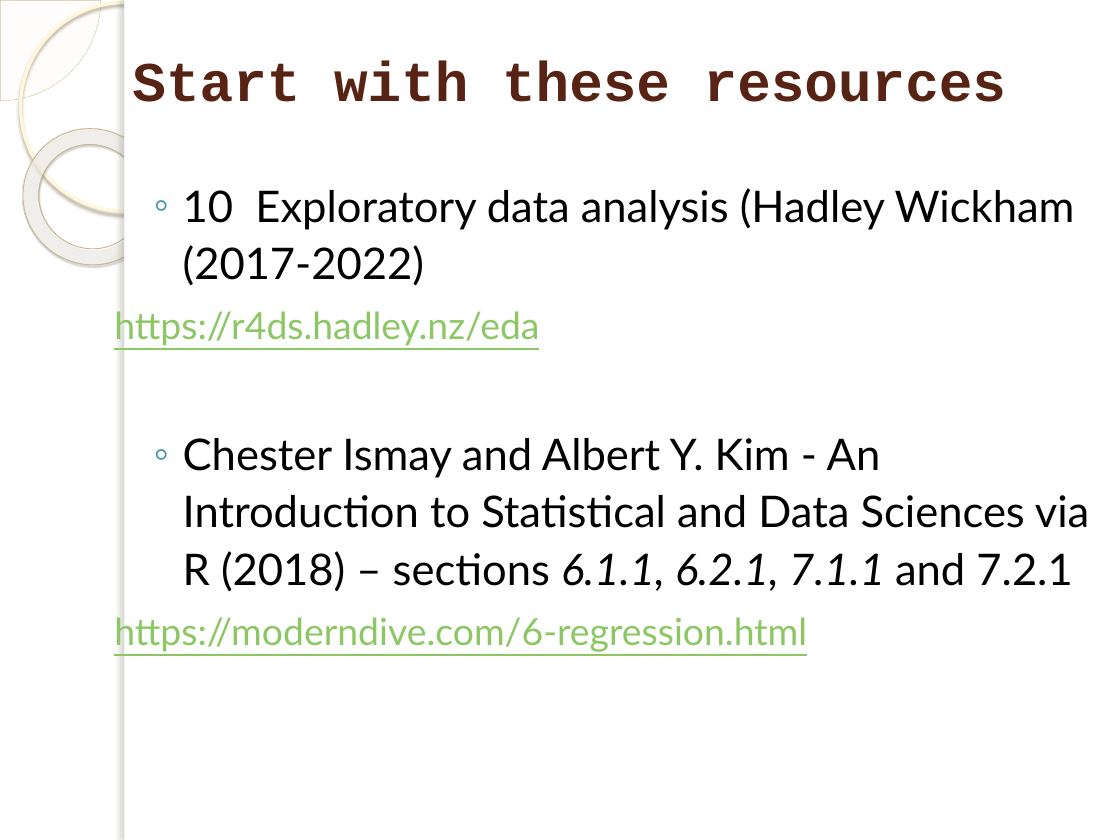
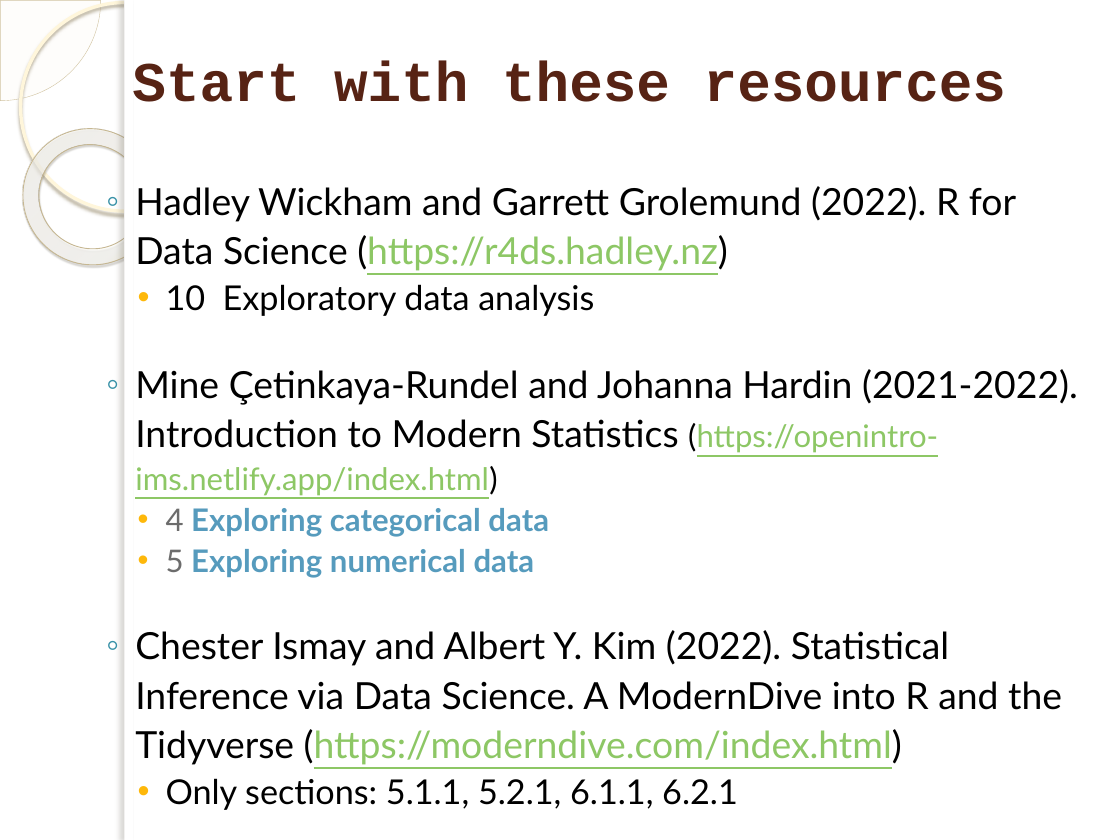
Before and after one commit to marinfotache/Data-Processing-Analysis-Science-with-R, a slide deck: slide 4 of 09 Exploratory Data Analysis/09 Exploratory Data Analysis.pptx. Drawn at 1120x840 pixels with LibreOffice and Linux fonts; fonts in the diff are those of the drawing; background and template pictures are left out. Boxes give left, top, right and bottom in pixels: in the first picture for what was removed or moved away, otherwise in the second. Text is boxed around its words. In the diff, an @@ line names an element or a change of style, - is before the commit and + after.

```diff
--- a/09 Exploratory Data Analysis/09 Exploratory Data Analysis.pptx
+++ b/09 Exploratory Data Analysis/09 Exploratory Data Analysis.pptx
@@ text at [135, 186, 1078, 810]: text changed; size 28 to 24 pt @@
-  ◦ 10 Exploratory data analysis (Hadley Wickham (2017-2022)
-  https://r4ds.hadley.nz/eda
-  ◦ Chester Ismay and Albert Y. Kim - An Introduction to Statistical and Data Sciences via R (2018) – sections 6.1.1, 6.2.1, 7.1.1 and 7.2.1
-https://moderndive.com/6-regression.html
+  ◦ Hadley Wickham and Garrett Grolemund (2022). R for Data Science (https://r4ds.hadley.nz)
+    • 10 Exploratory data analysis
+  ◦ Mine Çetinkaya-Rundel and Johanna Hardin (2021-2022). Introduction to Modern Statistics (https://openintro-ims.netlify.app/index.html)
+    • 4 Exploring categorical data
+    • 5 Exploring numerical data
+  ◦ Chester Ismay and Albert Y. Kim (2022). Statistical Inference via Data Science. A ModernDive into R and the Tidyverse (https://moderndive.com/index.html)
+    • Only sections: 5.1.1, 5.2.1, 6.1.1, 6.2.1
```
